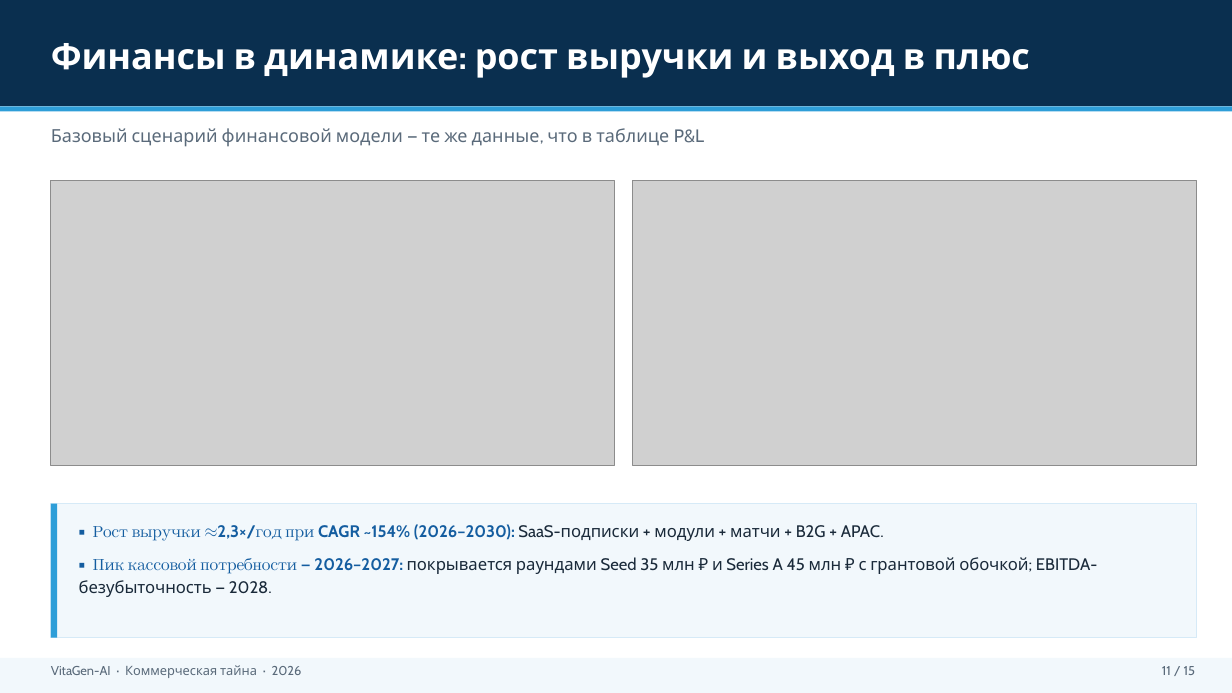
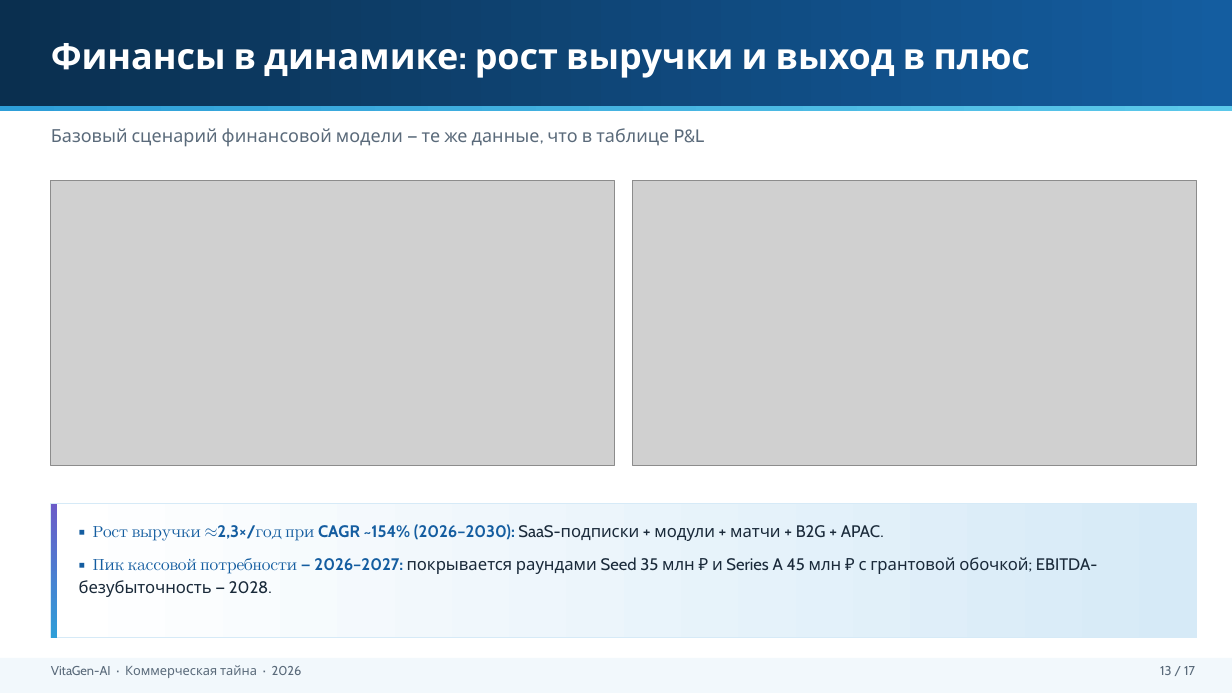
Before and after one commit to Mary-RND/vebinar-ii-analitik-landing, a slide deck: slide 13 of Business plan/Готовые документы/VitaGen_Инвестиционная_презентация.pptx (slide 11 before the commit). Drawn at 1232x693 pixels with LibreOffice and Linux fonts; fonts in the diff are those of the drawing; grey boxes stand for pictures. Boxes give left, top, right and bottom in pixels: in the first picture for what was removed or moved away, otherwise in the second. Text is boxed around its words. In the diff, an @@ line names an element or a change of style, - is before the commit and + after.

```diff
--- a/Business plan/Готовые документы/VitaGen_Инвестиционная_презентация.pptx
+++ b/Business plan/Готовые документы/VitaGen_Инвестиционная_презентация.pptx
@@ rectangle at [0, 0, 1232, 106]: fill #0A2F4F to gradient #0A2F4F to #145DA0 @@
@@ rectangle at [0, 106, 1232, 112]: fill #2E9ED8 to gradient #2E9ED8 to #5BC8EA @@
@@ rectangle at [51, 504, 1197, 638]: fill #F2F8FC to gradient #FFFFFF to #D6EAF7 @@
@@ rectangle at [51, 504, 57, 638]: fill #2E9ED8 to gradient #2E9ED8 to #6B5BC8 @@
@@ text at [1160, 666, 1195, 675]: text changed @@
-11 / 15
+13 / 17
```
Also in this commit, not shown: 14 other slides changed, 2 slides added, 11 other files.
